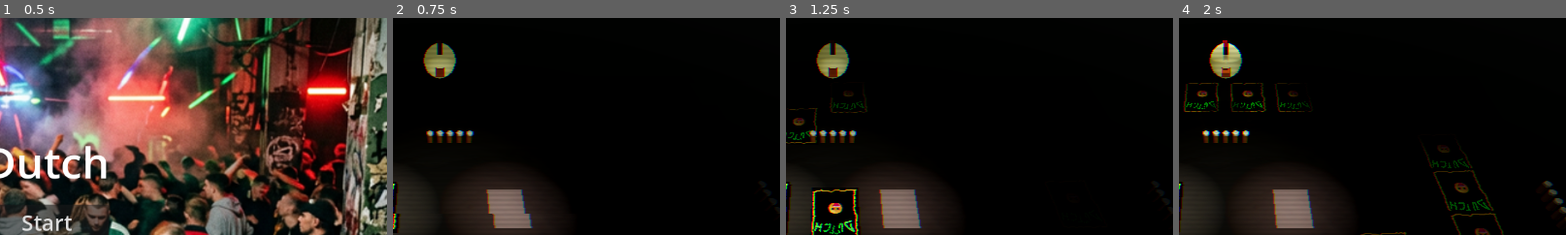
Above: before the commit, frames 1-4 (left to right).
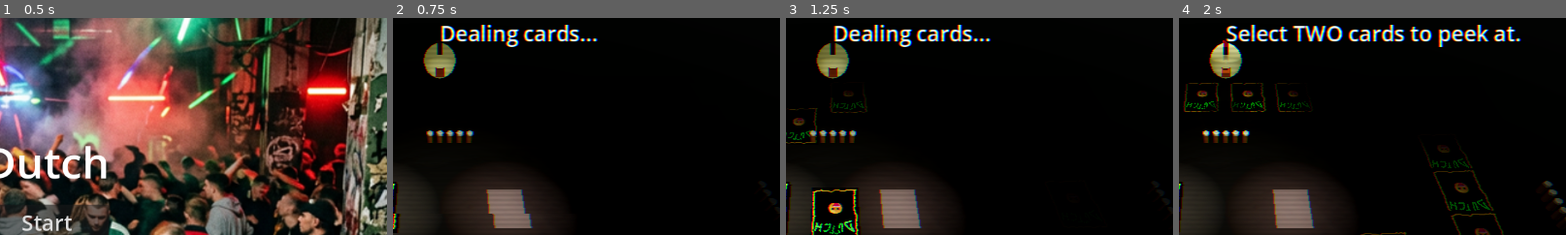
Above: after the commit, the same moments.

Repository: DinVin24/dutch
Game: Godot game, scene res://main_menu.tscn
Two runs of this game, one before a commit and one after it. Both use one fixed random seed, a clock stepped at 60 frames per second and the inputs below.
Inputs (mouse positions are % of the whole screen's width and height, from its top left):
- Up to frame 1 (0.5 s): no input
- Up to frame 2 (0.75 s): click "Start" at 0.5 s
- Up to frame 3 (1.25 s): no input
- Up to frame 4 (2 s): tap Enter at 1.25 s; move the mouse to (72, 45) at 1.27 s; hold D from 1.28 s (still down); tap N (toggle_noclip) at 1.35 s; click (72, 45) at 1.42 s
The pictures show only the part of the screen within x 44-94%, y 0-50%; the shares and areas given below are measured in that part.

Frame 1 is identical in both runs. In frame 2, 2.0% of the frame differs, in the area x 12-53%, y 3-14%; in frame 3, 2.0%; in frame 4, 3.6%, in the area x 11-89%, y 3-14%.

Commit message:
fix(ui): patch missing text assignment and death inputs
Agent: Executor. Fixed a bug where _show_message instantiated a Label but never assigned the text property, preventing ability UI feedback. Hard-blocked the Jump-In button and FSM calls for eliminated local players.

Diff:
--- a/game_board_3d.gd
+++ b/game_board_3d.gd
@@ -597,9 +597,11 @@
 		child.queue_free()
 
 	var label = Label.new()
+	label.text = text
+	label.add_theme_font_size_override("font_size", 32)
 	label.add_theme_color_override("font_color", Color(1, 1, 1))
-	label.add_theme_color_override("outline_color", Color(0, 0, 0))
-	label.add_theme_constant_override("outline_size", 4)
+	label.add_theme_color_override("font_outline_color", Color(0, 0, 0))
+	label.add_theme_constant_override("outline_size", 6)
 	top_center.add_child(label)
 	# Bug 5: responsive pos
 	top_center.set_anchors_preset(Control.PRESET_CENTER_TOP)
@@ -626,7 +628,8 @@
 	   GameManager.current_state != GameManager.GameState.DEAL_CARDS and \
 	   GameManager.current_state != GameManager.GameState.GAME_OVER:
 		if not GameManager.deck_manager.discard_pile.is_empty():
-			jump_in_btn.show()
+			if not GameManager.players_info[0].is_eliminated:
+				jump_in_btn.show()
 
 	# Update deck/discard highlighting based on state
 	# (In 3D we can raise them or change material emission)
@@ -709,7 +712,8 @@
 
 	if new_state != GameManager.GameState.GAME_OVER:
 		if GameManager.deck_manager.discard_pile.size() > 0:
-			jump_in_btn.show()
+			if not GameManager.players_info[0].is_eliminated:
+				jump_in_btn.show()
 
 func _set_all_cards_interactive(enabled: bool):
 	for i in range(4):
--- a/game_manager.gd
+++ b/game_manager.gd
@@ -296,6 +296,10 @@
 func start_jump_in(player_idx: int = -1) -> void:
 	var resolved_idx := player_idx if player_idx != -1 else current_player_index
 
+	if players_info[resolved_idx].is_eliminated:
+		print("FSM Guard: Eliminated player cannot start a jump-in.")
+		return
+
 	if resolved_idx == 0:
 		# Human player: allow jump-in from any state EXCEPT their own active draw/resolve.
 		var blocked_states := [
